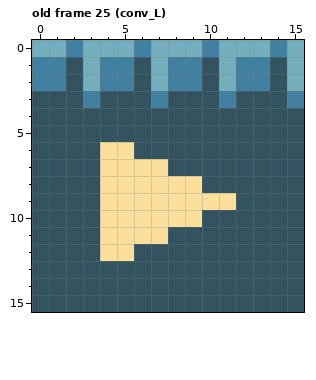
Pixel-art file: docs/img/mapchip.ase. The picture above was drawn from the file before the commit.
16x16 pixels, 29 frames. Shown: old frame 25 (conv_L). The commit also changed other frames, which this record leaves out.
The result:
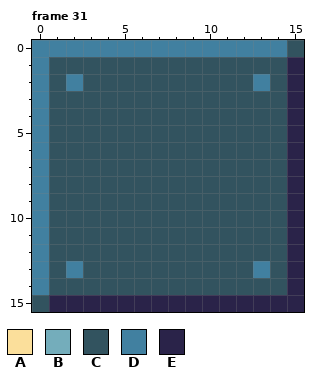
Palette (. is transparent): A #fbdf9b  B #74adbb  C #32535f  D #4180a0  E #2a2349
A new or re-ordered frame is compared with the old frame closest to it.
The edit:
frames 29 -> 31
--- frame 31 is new; against old frame 25 (conv_L)
@@ x 0..15 @@
- 0 BBDBBBDBBBDBBBDB
- 1 DDCBDDCBDDCBDDCB
- 2 DDCBDDCBDDCBDDCB
- 3 CCCDCCCDCCCDCCCD
- 4 CCCCCCCCCCCCCCCC
- 5 CCCCCCCCCCCCCCCC
- 6 CCCCAACCCCCCCCCC
- 7 CCCCAAAACCCCCCCC
- 8 CCCCAAAAAACCCCCC
- 9 CCCCAAAAAAAACCCC
-10 CCCCAAAAAACCCCCC
-11 CCCCAAAACCCCCCCC
-12 CCCCAACCCCCCCCCC
-13 CCCCCCCCCCCCCCCC
-14 CCCCCCCCCCCCCCCC
-15 CCCCCCCCCCCCCCCC
+ 0 DDDDDDDDDDDDDDDC
+ 1 DCCCCCCCCCCCCCCE
+ 2 DCDCCCCCCCCCCDCE
+ 3 DCCCCCCCCCCCCCCE
+ 4 DCCCCCCCCCCCCCCE
+ 5 DCCCCCCCCCCCCCCE
+ 6 DCCCCCCCCCCCCCCE
+ 7 DCCCCCCCCCCCCCCE
+ 8 DCCCCCCCCCCCCCCE
+ 9 DCCCCCCCCCCCCCCE
+10 DCCCCCCCCCCCCCCE
+11 DCCCCCCCCCCCCCCE
+12 DCCCCCCCCCCCCCCE
+13 DCDCCCCCCCCCCDCE
+14 DCCCCCCCCCCCCCCE
+15 CEEEEEEEEEEEEEEE
